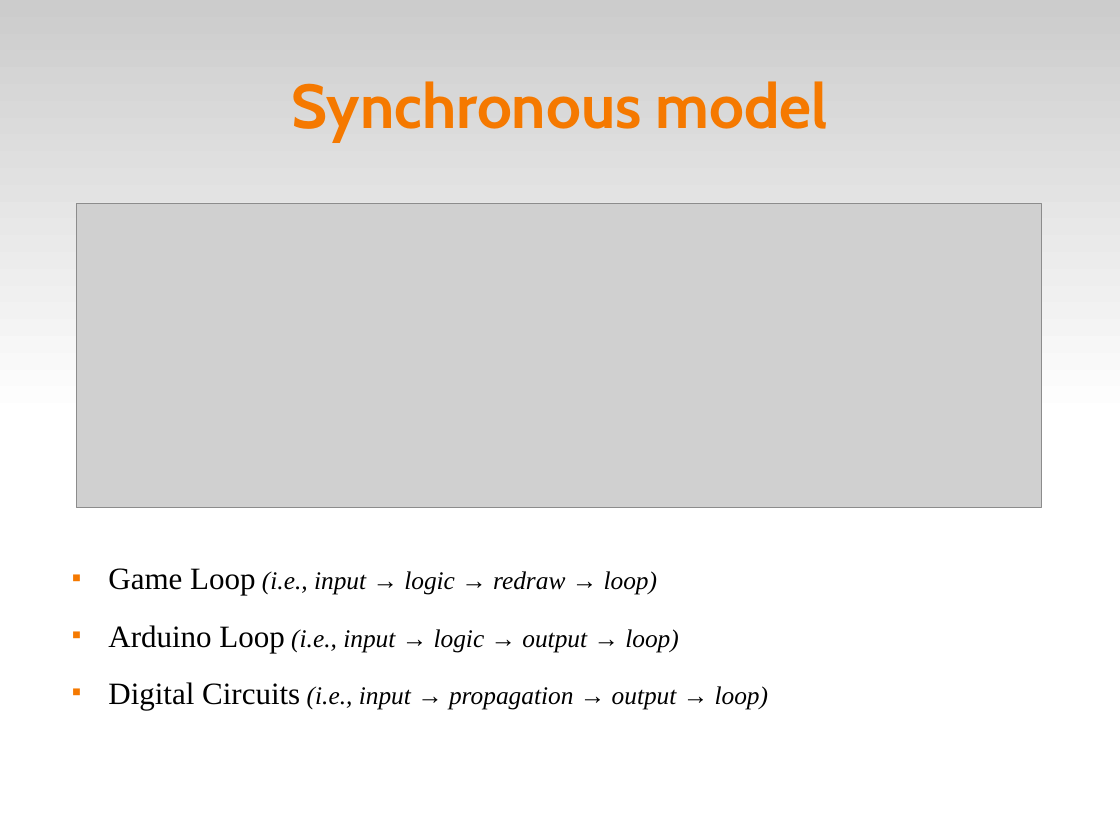
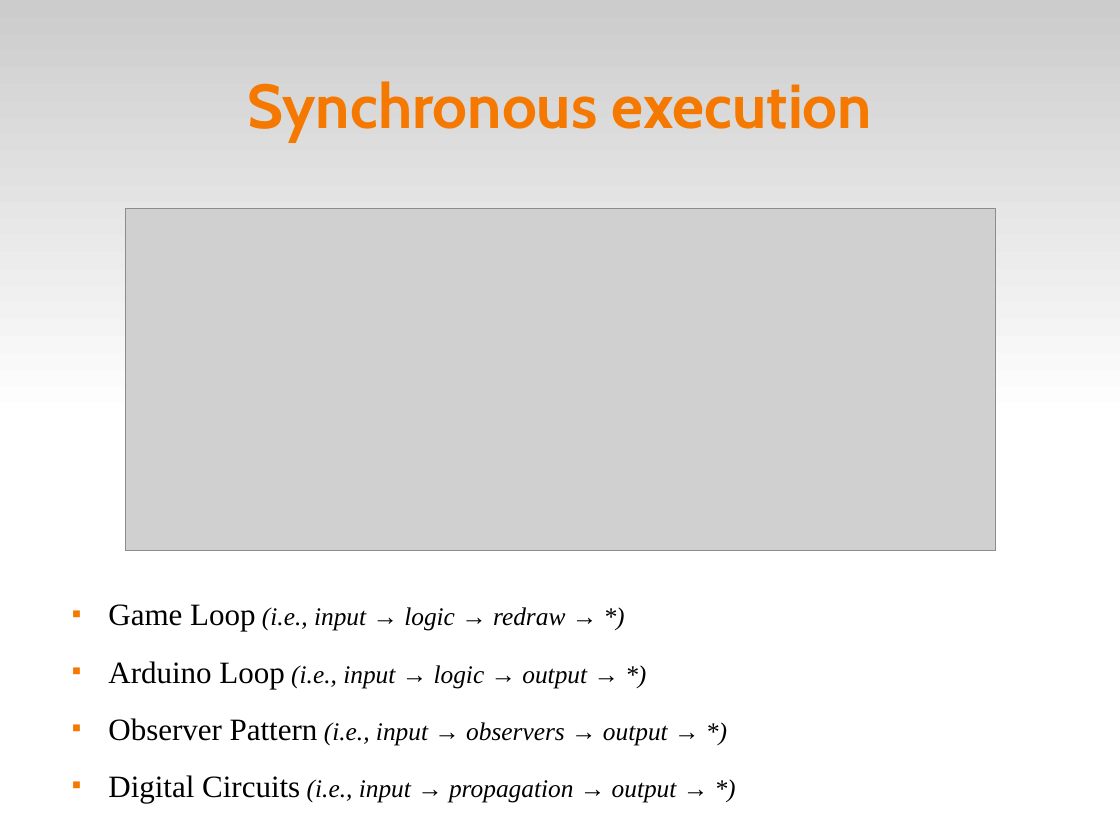
Before and after one commit to fsantanna-no/ceu-docs, a slide deck: slide 35 of ceu_stl.odp (slide 6 before the commit). Drawn at 1120x840 pixels with LibreOffice and Linux fonts; fonts in the diff are those of the drawing; grey boxes stand for pictures. Boxes give left, top, right and bottom in pixels: in the first picture for what was removed or moved away, otherwise in the second. Text is boxed around its words. In the diff, an @@ line names an element or a change of style, - is before the commit and + after.

```diff
--- a/ceu_stl.odp
+++ b/ceu_stl.odp
@@ title at bbox=[247, 81, 872, 142]: text changed @@
-Synchronous model
+Synchronous execution
@@ picture: place and size @@
-picture at bbox=[76, 203, 1042, 508]
+picture at bbox=[125, 209, 996, 551]
@@ text at bbox=[108, 604, 677, 803]: text changed @@
-■ Game Loop (i.e., input → logic → redraw → loop)
-■ Arduino Loop (i.e., input → logic → output → loop)
-■ Digital Circuits (i.e., input → propagation → output → loop)
+■ Game Loop (i.e., input → logic → redraw → *)
+■ Arduino Loop (i.e., input → logic → output → *)
+■ Observer Pattern (i.e., input → observers → output → *)
+■ Digital Circuits (i.e., input → propagation → output → *)
```
Also in this commit, not shown: 19 other slides changed, 2 slides added, 1 slide removed, 6 other files.
